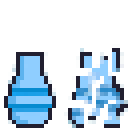
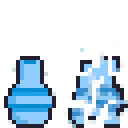
Comparing the layer stacks of the two 128×128 images. Changes:
painted on "Hue/Saturation 2" over [76, 48, 124, 72]
painted on "Hue/Saturation 1" over [8, 52, 52, 88]
